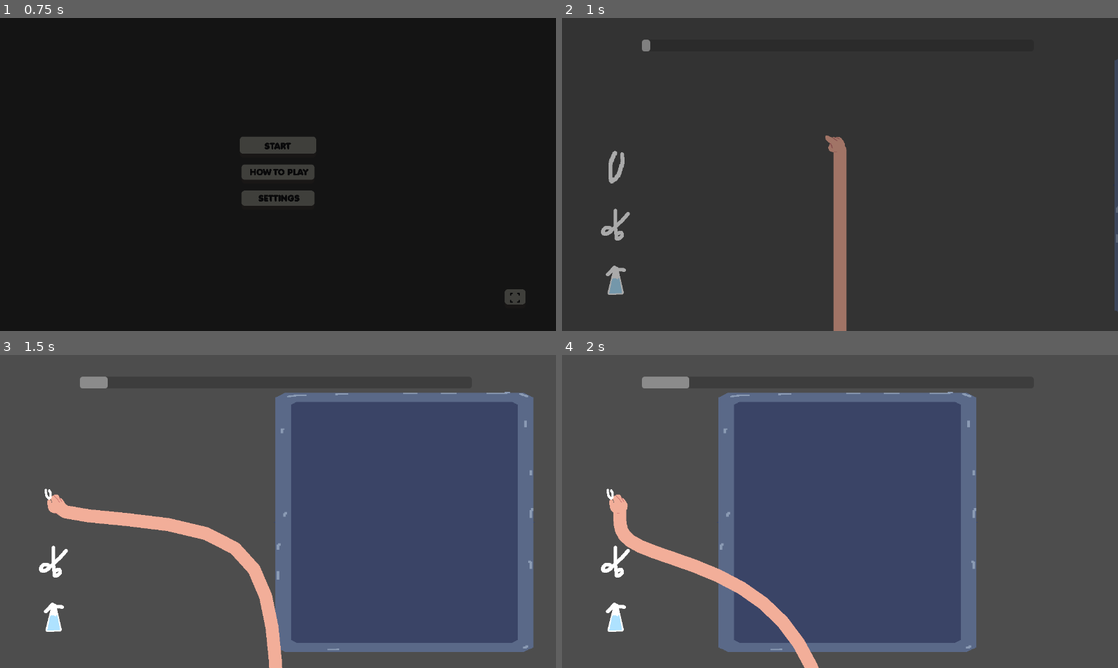
Above: before the commit, frames 1-4 (two rows, left to right).
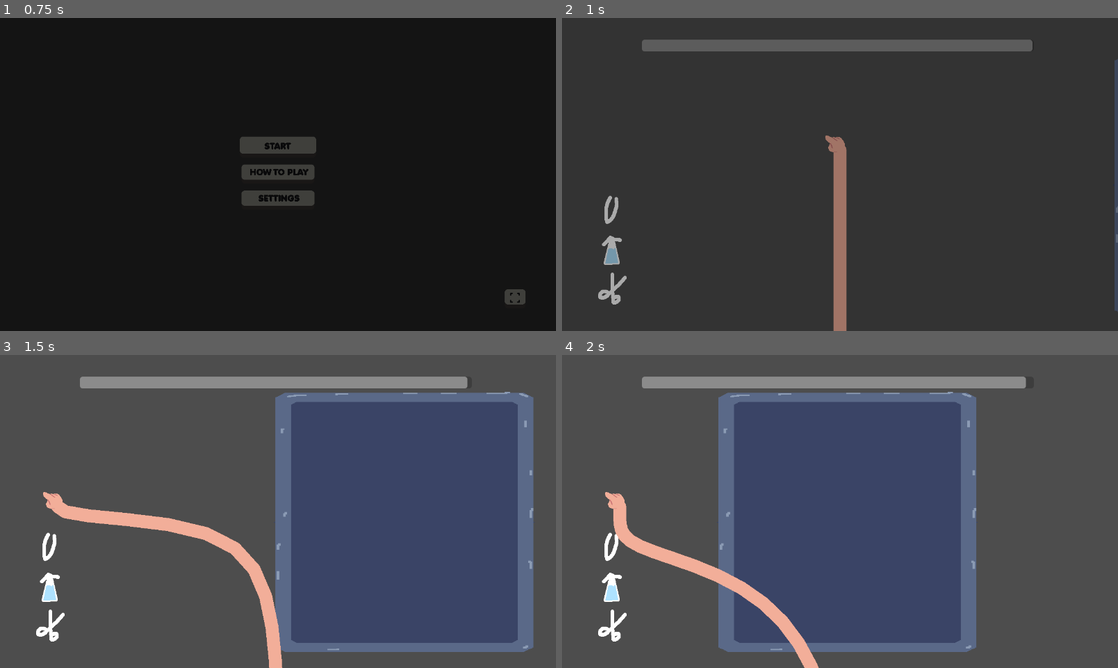
Above: after the commit, the same moments.

Repository: IsaacCerejo/wild-jam-87
Game: Godot game, scene res://scenes/game_controller/game_controller.tscn
The game is run twice, just before and just after one commit, with the same random seed, the same clock (stepped at 60 frames per second) and the same inputs. Sound files missing from this copy of the repository are replaced by a short silence.
Inputs (mouse positions are in pixels of both pictures, inside the frame that each line leads up to):
- Up to frame 1 (0.75 s): click "START" at 0.5 s
- Up to frame 2 (1 s): no input
- Up to frame 3 (1.5 s): click (55, 505) at 1.27 s
- Up to frame 4 (2 s): no input

Frame 1 is identical in both runs. In frame 2, 3.6% of the frame differs, in the area x 6-85%, y 6-92%; in frame 3, 3.3%; in frame 4, 3.2%.

Commit message:
refactor: main game scene

Diff:
--- a/resources/transition_settings/fade_to_fade.tres
+++ b/resources/transition_settings/fade_to_fade.tres
@@ -6,6 +6,6 @@
 [resource]
 script = ExtResource("1_2gyxw")
 type = 1
-material_out = ExtResource("1_ws2ro")
-material_in = ExtResource("1_ws2ro")
+shader_material_out = ExtResource("1_ws2ro")
+shader_material_in = ExtResource("1_ws2ro")
 metadata/_custom_type_script = "uid://cofx5dibewx6m"
--- a/scenes/main_game.tscn
+++ /dev/null
@@ -1,243 +0,0 @@
-[gd_scene load_steps=21 format=3 uid="uid://fwifwdj0klmd"]
-
-[ext_resource type="PackedScene" uid="uid://boaytsxvldcf8" path="res://scenes/start_menu/pause.tscn" id="2_sw0rh"]
-[ext_resource type="Script" uid="uid://c0qla4xs5qtuw" path="res://scripts/round_manager.gd" id="3_m2ofq"]
-[ext_resource type="Script" uid="uid://0ua5elcqwham" path="res://scripts/object_selector.gd" id="4_7hgdl"]
-[ext_resource type="Texture2D" uid="uid://b0788qfn374ll" path="res://assets/tools/tool_pinça.png" id="5_2pb35"]
-[ext_resource type="Texture2D" uid="uid://uuela3hv3sev" path="res://assets/tools/tool_tesoura.png" id="6_00i1t"]
-[ext_resource type="Texture2D" uid="uid://d1wspkbkkygsv" path="res://assets/tools/tool_spray.png" id="7_k2eil"]
-[ext_resource type="Script" uid="uid://vta4rkxv4wv0" path="res://scripts/hand.gd" id="8_08iwb"]
-[ext_resource type="Texture2D" uid="uid://dewjajqggymbo" path="res://assets/hand/hand_empty.png" id="9_5kidy"]
-[ext_resource type="Texture2D" uid="uid://kdeakq4xrq8s" path="res://assets/hand/hand_pinça.png" id="10_8ebjq"]
-[ext_resource type="Texture2D" uid="uid://chxpexxxkxr2n" path="res://assets/hand/hand_spray.png" id="11_5s8cp"]
-[ext_resource type="Texture2D" uid="uid://d3svvioh7o10y" path="res://assets/hand/hand_tesoura.png" id="12_ag8io"]
-[ext_resource type="Texture2D" uid="uid://dkp00siemeoxb" path="res://assets/tray.png" id="14_5s8cp"]
-[ext_resource type="Script" uid="uid://crishcwx7m46w" path="res://scripts/operating_tray.gd" id="14_8ebjq"]
-
-[sub_resource type="Animation" id="Animation_5s8cp"]
-length = 0.001
-tracks/0/type = "value"
-tracks/0/imported = false
-tracks/0/enabled = true
-tracks/0/path = NodePath("Sprite2D:position")
-tracks/0/interp = 1
-tracks/0/loop_wrap = true
-tracks/0/keys = {
-"times": PackedFloat32Array(0),
-"transitions": PackedFloat32Array(1),
-"update": 0,
-"values": [Vector2(971, 0)]
-}
-
-[sub_resource type="Animation" id="Animation_8ebjq"]
-resource_name = "Slide in"
-tracks/0/type = "value"
-tracks/0/imported = false
-tracks/0/enabled = true
-tracks/0/path = NodePath("Sprite2D:position")
-tracks/0/interp = 2
-tracks/0/loop_wrap = true
-tracks/0/keys = {
-"times": PackedFloat32Array(0, 1),
-"transitions": PackedFloat32Array(1, 1),
-"update": 0,
-"values": [Vector2(971, 0), Vector2(0, 0)]
-}
-
-[sub_resource type="Animation" id="Animation_ag8io"]
-resource_name = "Slide out"
-tracks/0/type = "value"
-tracks/0/imported = false
-tracks/0/enabled = true
-tracks/0/path = NodePath("Sprite2D:position")
-tracks/0/interp = 2
-tracks/0/loop_wrap = true
-tracks/0/keys = {
-"times": PackedFloat32Array(0, 1),
-"transitions": PackedFloat32Array(1, 1),
-"update": 0,
-"values": [Vector2(0, 0), Vector2(-971, 0)]
-}
-
-[sub_resource type="AnimationLibrary" id="AnimationLibrary_ag8io"]
-_data = {
-&"RESET": SubResource("Animation_5s8cp"),
-&"Slide in": SubResource("Animation_8ebjq"),
-&"Slide out": SubResource("Animation_ag8io")
-}
-
-[sub_resource type="ButtonGroup" id="ButtonGroup_m2ofq"]
-allow_unpress = true
-
-[sub_resource type="GDScript" id="GDScript_wjob3"]
-resource_name = "arm"
-script/source = "extends Line2D
-
-const max_points: int = 50
-const follow_strength: float = 0.2
-const downward_speed: int = 200
-const base_position: Vector2 = Vector2(640, 900)
-
-var points_array: Array[Vector2] = []
-
-func _ready():
-	points_array.resize(max_points)
-	for i in range(max_points):
-		points_array[i] = base_position
-
-func _process(delta: float):
-
-	# Tip is exactly at mouse
-	points_array[0] = get_global_mouse_position()
-
-	# Rest follows smoothly
-	for i in range(1, max_points):
-		points_array[i] = points_array[i].lerp(points_array[i - 1], follow_strength)
-
-	# Base is fixed
-	points_array[max_points - 1] = base_position
-
-	# Downward drift
-	for i in range(max_points - 1):
-		points_array[i].y += downward_speed * delta
-
-	points = points_array
-"
-
-[sub_resource type="SpriteFrames" id="SpriteFrames_n1acc"]
-animations = [{
-"frames": [{
-"duration": 1.0,
-"texture": ExtResource("9_5kidy")
-}],
-"loop": true,
-"name": &"empty",
-"speed": 5.0
-}, {
-"frames": [{
-"duration": 1.0,
-"texture": ExtResource("10_8ebjq")
-}],
-"loop": true,
-"name": &"pinça",
-"speed": 5.0
-}, {
-"frames": [{
-"duration": 1.0,
-"texture": ExtResource("11_5s8cp")
-}],
-"loop": true,
-"name": &"spray",
-"speed": 5.0
-}, {
-"frames": [{
-"duration": 1.0,
-"texture": ExtResource("12_ag8io")
-}],
-"loop": true,
-"name": &"tesoura",
-"speed": 5.0
-}]
-
-[node name="main_game" type="Node2D"]
-y_sort_enabled = true
-
-[node name="ui" type="Control" parent="."]
-process_mode = 1
-z_index = 5
-custom_minimum_size = Vector2(1280, 720)
-layout_mode = 3
-anchors_preset = 0
-offset_right = 1280.0
-offset_bottom = 720.0
-
-[node name="pause" parent="ui" instance=ExtResource("2_sw0rh")]
-visible = false
-top_level = true
-layout_mode = 0
-offset_right = 1280.0
-offset_bottom = 720.0
-
-[node name="TimeBar" type="ProgressBar" parent="ui"]
-layout_mode = 0
-offset_left = 184.0
-offset_top = 50.0
-offset_right = 1086.0
-offset_bottom = 77.0
-show_percentage = false
-
-[node name="OperatingTray" type="Node2D" parent="."]
-z_index = -1
-position = Vector2(657, 385)
-script = ExtResource("14_8ebjq")
-
-[node name="AnimationPlayer" type="AnimationPlayer" parent="OperatingTray"]
-libraries = {
-&"": SubResource("AnimationLibrary_ag8io")
-}
-
-[node name="Sprite2D" type="Sprite2D" parent="OperatingTray"]
-position = Vector2(971, 0)
-scale = Vector2(3, 1.5)
-texture = ExtResource("14_5s8cp")
-
-[node name="Round_Manager" type="Node2D" parent="." node_paths=PackedStringArray("TimeBar")]
-script = ExtResource("3_m2ofq")
-TimeBar = NodePath("../ui/TimeBar")
-
-[node name="Object_Selector" type="Node2D" parent="." node_paths=PackedStringArray("hand_sprite")]
-script = ExtResource("4_7hgdl")
-hand_sprite = NodePath("../hand/hand_sprite")
-
-[node name="pinça" type="Button" parent="Object_Selector"]
-offset_left = 79.0
-offset_top = 295.0
-offset_right = 185.0
-offset_bottom = 395.0
-focus_mode = 0
-toggle_mode = true
-button_group = SubResource("ButtonGroup_m2ofq")
-icon = ExtResource("5_2pb35")
-flat = true
-expand_icon = true
-
-[node name="tesoura" type="Button" parent="Object_Selector"]
-offset_left = 81.0
-offset_top = 423.0
-offset_right = 187.0
-offset_bottom = 523.0
-focus_mode = 0
-toggle_mode = true
-button_group = SubResource("ButtonGroup_m2ofq")
-icon = ExtResource("6_00i1t")
-flat = true
-
-[node name="spray" type="Button" parent="Object_Selector"]
-offset_left = 82.0
-offset_top = 551.0
-offset_right = 188.0
-offset_bottom = 651.0
-focus_mode = 0
-toggle_mode = true
-button_group = SubResource("ButtonGroup_m2ofq")
-icon = ExtResource("7_k2eil")
-flat = true
-
-[node name="arm" type="Line2D" parent="."]
-width = 30.0
-default_color = Color(0.9490196, 0.68235296, 0.6, 1)
-joint_mode = 2
-begin_cap_mode = 2
-end_cap_mode = 2
-script = SubResource("GDScript_wjob3")
-
-[node name="hand" type="Node2D" parent="."]
-position = Vector2(-115, -29)
-script = ExtResource("8_08iwb")
-
-[node name="hand_sprite" type="AnimatedSprite2D" parent="hand"]
-sprite_frames = SubResource("SpriteFrames_n1acc")
-animation = &"tesoura"
-autoplay = "empty"
-
-[connection signal="value_changed" from="ui/TimeBar" to="Round_Manager" method="_on_time_bar_value_changed"]
--- /dev/null
+++ b/scenes/main_game/main_game.tscn
@@ -0,0 +1,167 @@
+[gd_scene load_steps=20 format=3 uid="uid://fwifwdj0klmd"]
+
+[ext_resource type="Script" uid="uid://crishcwx7m46w" path="res://scripts/operating_tray.gd" id="1_b4n6q"]
+[ext_resource type="Texture2D" uid="uid://dkp00siemeoxb" path="res://assets/operating_tray/tray.png" id="2_gl27v"]
+[ext_resource type="Script" uid="uid://c0qla4xs5qtuw" path="res://scripts/patient_manager.gd" id="3_4y18v"]
+[ext_resource type="Script" uid="uid://0ua5elcqwham" path="res://scripts/tool_selector.gd" id="4_irrf2"]
+[ext_resource type="Texture2D" uid="uid://b0788qfn374ll" path="res://assets/tools/tool_pinça.png" id="5_s87mg"]
+[ext_resource type="Texture2D" uid="uid://uuela3hv3sev" path="res://assets/tools/tool_tesoura.png" id="6_ebk6p"]
+[ext_resource type="PackedScene" uid="uid://cfynw7ir82qmn" path="res://scenes/main_game/tool.tscn" id="7_b4n6q"]
+[ext_resource type="Texture2D" uid="uid://d1wspkbkkygsv" path="res://assets/tools/tool_spray.png" id="7_l774p"]
+[ext_resource type="Script" uid="uid://vta4rkxv4wv0" path="res://scripts/hand.gd" id="8_r8wn4"]
+[ext_resource type="Texture2D" uid="uid://dewjajqggymbo" path="res://assets/hand/hand_empty.png" id="9_kwr1i"]
+[ext_resource type="Texture2D" uid="uid://kdeakq4xrq8s" path="res://assets/hand/hand_pinca.png" id="10_fxa2l"]
+[ext_resource type="Texture2D" uid="uid://chxpexxxkxr2n" path="res://assets/hand/hand_spray.png" id="11_feobv"]
+[ext_resource type="Texture2D" uid="uid://d3svvioh7o10y" path="res://assets/hand/hand_tesoura.png" id="12_gxjft"]
+[ext_resource type="Script" uid="uid://ybxq7x6jqqc6" path="res://scripts/arm.gd" id="13_4y18v"]
+
+[sub_resource type="Animation" id="Animation_5s8cp"]
+length = 0.001
+tracks/0/type = "value"
+tracks/0/imported = false
+tracks/0/enabled = true
+tracks/0/path = NodePath("Tray:position")
+tracks/0/interp = 1
+tracks/0/loop_wrap = true
+tracks/0/keys = {
+"times": PackedFloat32Array(0),
+"transitions": PackedFloat32Array(1),
+"update": 0,
+"values": [Vector2(971, 0)]
+}
+
+[sub_resource type="Animation" id="Animation_8ebjq"]
+resource_name = "Slide in"
+tracks/0/type = "value"
+tracks/0/imported = false
+tracks/0/enabled = true
+tracks/0/path = NodePath("Tray:position")
+tracks/0/interp = 2
+tracks/0/loop_wrap = true
+tracks/0/keys = {
+"times": PackedFloat32Array(0, 1),
+"transitions": PackedFloat32Array(1, 1),
+"update": 0,
+"values": [Vector2(971, 0), Vector2(0, 0)]
+}
+
+[sub_resource type="Animation" id="Animation_ag8io"]
+resource_name = "Slide out"
+tracks/0/type = "value"
+tracks/0/imported = false
+tracks/0/enabled = true
+tracks/0/path = NodePath("Tray:position")
+tracks/0/interp = 2
+tracks/0/loop_wrap = true
+tracks/0/keys = {
+"times": PackedFloat32Array(0, 1),
+"transitions": PackedFloat32Array(1, 1),
+"update": 0,
+"values": [Vector2(0, 0), Vector2(-971, 0)]
+}
+
+[sub_resource type="AnimationLibrary" id="AnimationLibrary_ag8io"]
+_data = {
+&"RESET": SubResource("Animation_5s8cp"),
+&"Slide in": SubResource("Animation_8ebjq"),
+&"Slide out": SubResource("Animation_ag8io")
+}
+
+[sub_resource type="SpriteFrames" id="SpriteFrames_n1acc"]
+animations = [{
+"frames": [{
+"duration": 1.0,
+"texture": ExtResource("9_kwr1i")
+}],
+"loop": true,
+"name": &"empty",
+"speed": 5.0
+}, {
+"frames": [{
+"duration": 1.0,
+"texture": ExtResource("10_fxa2l")
+}],
+"loop": true,
+"name": &"pinca",
+"speed": 5.0
+}, {
+"frames": [{
+"duration": 1.0,
+"texture": ExtResource("11_feobv")
+}],
+"loop": true,
+"name": &"spray",
+"speed": 5.0
+}, {
+"frames": [{
+"duration": 1.0,
+"texture": ExtResource("12_gxjft")
+}],
+"loop": true,
+"name": &"tesoura",
+"speed": 5.0
+}]
+
+[node name="main_game" type="Node2D"]
+y_sort_enabled = true
+
+[node name="ToolSelector" type="Node2D" parent="." node_paths=PackedStringArray("hand_sprite")]
+script = ExtResource("4_irrf2")
+hand_sprite = NodePath("../Hand/HandSprite")
+
+[node name="Pinca" parent="ToolSelector" instance=ExtResource("7_b4n6q")]
+position = Vector2(117, 443)
+
+[node name="Sprite2D" parent="ToolSelector/Pinca" index="0"]
+texture = ExtResource("5_s87mg")
+
+[node name="Spray" parent="ToolSelector" instance=ExtResource("7_b4n6q")]
+position = Vector2(117, 532)
+
+[node name="Sprite2D" parent="ToolSelector/Spray" index="0"]
+texture = ExtResource("7_l774p")
+
+[node name="Tesoura" parent="ToolSelector" instance=ExtResource("7_b4n6q")]
+position = Vector2(118, 620)
+
+[node name="Sprite2D" parent="ToolSelector/Tesoura" index="0"]
+texture = ExtResource("6_ebk6p")
+
+[node name="OperatingTray" type="Node2D" parent="."]
+unique_name_in_owner = true
+z_index = -1
+position = Vector2(657, 385)
+script = ExtResource("1_b4n6q")
+
+[node name="Tray" type="Sprite2D" parent="OperatingTray"]
+position = Vector2(971, 0)
+scale = Vector2(3, 1.5)
+texture = ExtResource("2_gl27v")
+
+[node name="AnimationPlayer" type="AnimationPlayer" parent="OperatingTray"]
+libraries = {
+&"": SubResource("AnimationLibrary_ag8io")
+}
+
+[node name="Hand" type="Node2D" parent="."]
+script = ExtResource("8_r8wn4")
+
+[node name="HandSprite" type="AnimatedSprite2D" parent="Hand"]
+sprite_frames = SubResource("SpriteFrames_n1acc")
+animation = &"tesoura"
+autoplay = "empty"
+
+[node name="arm" type="Line2D" parent="."]
+width = 30.0
+default_color = Color(0.9490196, 0.68235296, 0.6, 1)
+joint_mode = 2
+begin_cap_mode = 2
+end_cap_mode = 2
+script = ExtResource("13_4y18v")
+
+[node name="PatientManager" type="Node" parent="."]
+script = ExtResource("3_4y18v")
+
+[editable path="ToolSelector/Pinca"]
+[editable path="ToolSelector/Spray"]
+[editable path="ToolSelector/Tesoura"]
--- /dev/null
+++ b/scenes/main_game/main_game_ui.tscn
@@ -0,0 +1,29 @@
+[gd_scene load_steps=3 format=3 uid="uid://byg7j72h7pac6"]
+
+[ext_resource type="Script" uid="uid://dao7fj2pl4bg3" path="res://scripts/time_bar.gd" id="1_b1iqi"]
+[ext_resource type="PackedScene" uid="uid://boaytsxvldcf8" path="res://scenes/main_game/pause.tscn" id="1_ifxwi"]
+
+[node name="MainGameUI" type="Control"]
+layout_mode = 3
+anchors_preset = 15
+anchor_right = 1.0
+anchor_bottom = 1.0
+grow_horizontal = 2
+grow_vertical = 2
+mouse_filter = 2
+
+[node name="TimeBar" type="ProgressBar" parent="."]
+layout_mode = 0
+offset_left = 184.0
+offset_top = 50.0
+offset_right = 1086.0
+offset_bottom = 77.0
+mouse_filter = 2
+max_value = 60.0
+show_percentage = false
+script = ExtResource("1_b1iqi")
+
+[node name="Pause" parent="." instance=ExtResource("1_ifxwi")]
+layout_mode = 0
+offset_right = 1280.0
+offset_bottom = 720.0
--- a/scenes/start_menu/pause.tscn
+++ b/scenes/main_game/pause.tscn
@@ -7,6 +7,7 @@
 
 [node name="Pause" type="Control"]
 process_mode = 3
+visible = false
 z_index = 10
 custom_minimum_size = Vector2(1280, 720)
 layout_mode = 3
--- /dev/null
+++ b/scenes/main_game/tool.tscn
@@ -0,0 +1,16 @@
+[gd_scene load_steps=3 format=3 uid="uid://cfynw7ir82qmn"]
+
+[ext_resource type="Script" uid="uid://b3bmayj4dgk6r" path="res://scripts/tool.gd" id="1_63hj3"]
+
+[sub_resource type="CircleShape2D" id="CircleShape2D_b4n6q"]
+radius = 38.0
+
+[node name="Tool" type="Area2D"]
+script = ExtResource("1_63hj3")
+
+[node name="Sprite2D" type="Sprite2D" parent="."]
+
+[node name="CollisionShape2D" type="CollisionShape2D" parent="."]
+shape = SubResource("CircleShape2D_b4n6q")
+
+[connection signal="input_event" from="." to="." method="_on_input_event"]
--- /dev/null
+++ b/scripts/arm.gd
@@ -0,0 +1,31 @@
+extends Line2D
+
+const MAX_POINTS: int = 50
+const FOLLOW_STRENGTH: float = 0.2
+const DOWNWARD_SPEED: float = 200
+const BASE_POSITION: Vector2 = Vector2(640, 900)
+
+var _points_array: Array[Vector2] = []
+
+func _ready():
+    _points_array.resize(MAX_POINTS)
+    for i in range(MAX_POINTS):
+        _points_array[i] = BASE_POSITION
+
+func _process(delta: float):
+    # The tip of the arm follows the mouse
+    _points_array[0] = get_global_mouse_position()
+
+    # Each point smoothly follows the previous one
+    for i in range(1, MAX_POINTS):
+        _points_array[i] = _points_array[i].lerp(_points_array[i - 1], FOLLOW_STRENGTH)
+
+    # Base is fixed
+    _points_array[MAX_POINTS - 1] = BASE_POSITION
+
+    # Apply downward drift to all points except the base
+    for i in range(MAX_POINTS - 1):
+        _points_array[i].y += DOWNWARD_SPEED * delta
+
+    # Update Line2D points
+    points = _points_array
--- a/scripts/autoloads/global.gd
+++ b/scripts/autoloads/global.gd
@@ -1,18 +1,34 @@
 extends Node
 
+# Signals
+@warning_ignore("unused_signal")
+signal on_timer_value_changed
+
+# Constants
+const SCENE_UIDS = {
+	"START_MENU": "uid://dolritqgtceml",
+	"MAIN_GAME": "uid://fwifwdj0klmd",
+	"MAIN_GAME_UI": "uid://byg7j72h7pac6",
+}
+
+# Game Controller
 var game_controller: GameController
+
+# Settings
 var music_step: int = 9
 var sound_step: int = 9
 
+# Why do this?
 func _ready() -> void:
 	process_mode = Node.PROCESS_MODE_ALWAYS
 
+# TODO: Remove this I think
 func _input(event: InputEvent) -> void:
 	if event.is_action_pressed("Escape"):
 		DisplayServer.window_set_mode(DisplayServer.WINDOW_MODE_WINDOWED)
 
 	if event.is_action_pressed("Restart"):
-		replay()
+		await Global.game_controller.change_scene(SCENE_UIDS.MAIN_GAME_UI, SCENE_UIDS.MAIN_GAME, TransitionSettings.TRANSITION_TYPE.FADE_TO_FADE)
 
 	if event.is_action_pressed("Fullscreen"):
 		var mode := DisplayServer.window_get_mode()
@@ -21,9 +37,3 @@
 			DisplayServer.window_set_mode(DisplayServer.WINDOW_MODE_WINDOWED)
 		else:
 			DisplayServer.window_set_mode(DisplayServer.WINDOW_MODE_FULLSCREEN)
-
-func restart():
-	get_tree().change_scene_to_file("uid://dolritqgtceml")
-
-func replay():
-	get_tree().change_scene_to_file("uid://fwifwdj0klmd")
--- a/scripts/game_controller/transition_controller/transition_controller.gd
+++ b/scripts/game_controller/transition_controller/transition_controller.gd
@@ -42,16 +42,17 @@
 		return
 	_is_transitioning = true
 
-	color_rect.material = settings.material_out
+	color_rect.material = settings.shader_material_out
 	await _animate_transition(0.0, 1.0, settings.duration / 2.0, settings)
 
 func _transition_in(settings: TransitionSettings) -> void:
-	color_rect.material = settings.material_in
+	color_rect.material = settings.shader_material_in
 	await _animate_transition(1.0, 0.0, settings.duration / 2.0, settings)
 	_is_transitioning = false
 
 func _animate_transition(from_val: float, to_val: float, duration: float, settings: TransitionSettings) -> void:
 	var mat := color_rect.material
+	assert(mat is ShaderMaterial)
 	# Godot doesnt have a good way to check if a shader param exists. Assure it does in the editor.
 	mat.set_shader_parameter("progress", from_val)
 
--- a/scripts/game_controller/transition_controller/transition_settings.gd
+++ b/scripts/game_controller/transition_controller/transition_settings.gd
@@ -10,10 +10,10 @@
 
 ## Type of transition effect to use.
 @export var type: TRANSITION_TYPE = TRANSITION_TYPE.NONE
-## Material used for the "out" transition effect.
-@export var material_out: ShaderMaterial
-## Material used for the "in" transition effect.
-@export var material_in: ShaderMaterial
+## Shader material used for the "out" transition effect.
+@export var shader_material_out: ShaderMaterial
+## Shader material used for the "in" transition effect.
+@export var shader_material_in: ShaderMaterial
 ## Duration of the transition effect in seconds.
 @export var duration: float = 0.5
 ## Easing function for the transition.
--- a/scripts/hand.gd
+++ b/scripts/hand.gd
@@ -1,5 +1,4 @@
 extends Node2D
-
 
 func _ready() -> void:
 	Input.set_mouse_mode(Input.MOUSE_MODE_HIDDEN)
--- a/scripts/object_selector.gd
+++ /dev/null
@@ -1,20 +0,0 @@
-extends Node2D
-
-@export var hand_sprite: AnimatedSprite2D
-
-var active_object: String = ""
-
-func _ready() -> void:
-	for button in get_children():
-		button.connect("pressed", button_pressed.bind(button))
-
-
-func button_pressed(pressed_button: Button):
-
-	pressed_button.hide()
-	active_object = pressed_button.name
-	hand_sprite.play(active_object)
-
-	for button in get_children():
-		if button != pressed_button:
-			button.show()
--- a/scripts/operating_tray.gd
+++ b/scripts/operating_tray.gd
@@ -1,4 +1,5 @@
 extends Node2D
+class_name OperatingTray
 
 @onready var animation_player: AnimationPlayer = $AnimationPlayer
 
@@ -7,7 +8,6 @@
 	pass
 
 func spawn():
-
 	animation_player.play("Slide in")
 	# lógica de gerar um paciente and such
 
--- /dev/null
+++ b/scripts/patient_manager.gd
@@ -0,0 +1,10 @@
+extends Node
+
+@onready var operating_tray: OperatingTray = %OperatingTray
+
+func _ready() -> void:
+	start_round()
+
+func start_round():
+	# Start Timer...
+	operating_tray.spawn()
--- a/scripts/round_manager.gd
+++ /dev/null
@@ -1,18 +0,0 @@
-extends Node2D
-
-@export var TimeBar: ProgressBar
-@onready var operating_tray: Node2D = $"../OperatingTray"
-
-func _ready() -> void:
-	start_round()
-
-
-func start_round():
-	var tween = get_tree().create_tween()
-	tween.tween_property(TimeBar, "value", 100, 10)
-	operating_tray.spawn()
-
-
-func _on_time_bar_value_changed(value: float) -> void:
-	if value <= 0:
-		Global.restart()
--- a/scripts/start_menu/pause.gd
+++ b/scripts/start_menu/pause.gd
@@ -36,4 +36,4 @@
 func _on_main_menu_button_pressed() -> void:
 	AudioManager.create_audio(SoundEffectSettings.SOUND_EFFECT_TYPE.BUTTON_CLICK)
 	get_tree().paused = false
-	Global.restart()
+	await Global.game_controller.change_scene(Global.SCENE_UIDS.START_MENU, "", TransitionSettings.TRANSITION_TYPE.FADE_TO_FADE)
--- a/scripts/start_menu/start_menu.gd
+++ b/scripts/start_menu/start_menu.gd
@@ -8,8 +8,7 @@
 
 func _on_start_button_pressed() -> void:
 	AudioManager.create_audio(SoundEffectSettings.SOUND_EFFECT_TYPE.BUTTON_CLICK)
-	await Global.game_controller.change_scene("", "uid://fwifwdj0klmd", TransitionSettings.TRANSITION_TYPE.FADE_TO_FADE)
-	#get_tree().change_scene_to_file("uid://fwifwdj0klmd")
+	await Global.game_controller.change_scene(Global.SCENE_UIDS.MAIN_GAME_UI, Global.SCENE_UIDS.MAIN_GAME, TransitionSettings.TRANSITION_TYPE.FADE_TO_FADE)
 
 func _on_options_button_pressed() -> void:
 	AudioManager.create_audio(SoundEffectSettings.SOUND_EFFECT_TYPE.BUTTON_CLICK)
--- /dev/null
+++ b/scripts/time_bar.gd
@@ -0,0 +1,17 @@
+extends ProgressBar
+
+var _time_left: float = 0.0
+
+func _ready() -> void:
+	_time_left = max_value
+	value = _time_left
+
+func _process(delta: float) -> void:
+	if _time_left > 0:
+		_time_left -= delta
+		value = _time_left
+	else:
+		_on_time_bar_finished()
+
+func _on_time_bar_finished() -> void:
+	await Global.game_controller.change_scene(Global.SCENE_UIDS.START_MENU, "", TransitionSettings.TRANSITION_TYPE.FADE_TO_FADE)
--- /dev/null
+++ b/scripts/tool.gd
@@ -0,0 +1,8 @@
+extends Area2D
+class_name Tool
+
+signal picked_up(tool: Tool)
+
+func _on_input_event(_viewport: Node, event: InputEvent, _shape_idx: int) -> void:
+	if event is InputEventMouseButton and event.pressed:
+		picked_up.emit(self)
--- /dev/null
+++ b/scripts/tool_selector.gd
@@ -0,0 +1,22 @@
+extends Node2D
+
+@export var hand_sprite: AnimatedSprite2D
+
+var _active_tool: Tool = null
+
+func _ready() -> void:
+	for child in get_children():
+		if child is Tool:
+			child.picked_up.connect(_on_tool_picked_up)
+		else:
+			push_error("Child of ToolSelector is not a Tool: %s" % child)
+
+# Signal callbacks
+func _on_tool_picked_up(tool: Tool):
+	tool.hide()
+	_active_tool = tool
+	assert(hand_sprite.sprite_frames.has_animation(_active_tool.name.to_lower()))
+	hand_sprite.play(_active_tool.name.to_lower())
+	for child in get_children():
+		if child is Tool and child != _active_tool:
+			child.show()
Renamed: assets/hand/hand_pinça.png -> assets/hand/hand_pinca.png
Not shown, changed: assets/hand/hand_pinca.png.import
Renamed: assets/tray.png -> assets/operating_tray/tray.png
Not shown, changed: assets/operating_tray/tray.png.import
Not shown, added: scripts/arm.gd.uid
Renamed: scripts/round_manager.gd.uid -> scripts/patient_manager.gd.uid
Not shown, added: scripts/time_bar.gd.uid
Not shown, added: scripts/tool.gd.uid
Renamed: scripts/object_selector.gd.uid -> scripts/tool_selector.gd.uid
